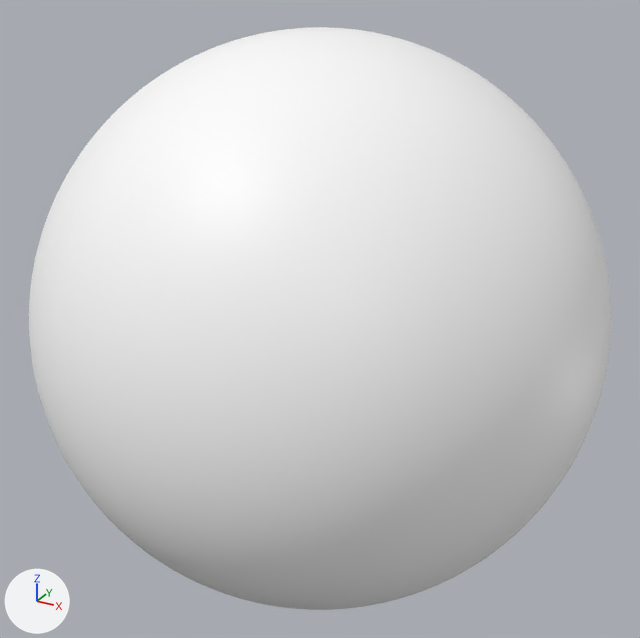
The glTF model assets/models/planet.glb as it was, and as the next commit left it.
Before and after are seen from a 50 mm camera at (1.418, -2.578, 1.288) aimed at (0.0, -0.001, -0.001). The axes (+X, +Y, +Z) are drawn at lower left. The lights are the same throughout. Vertices at the same position are counted once.
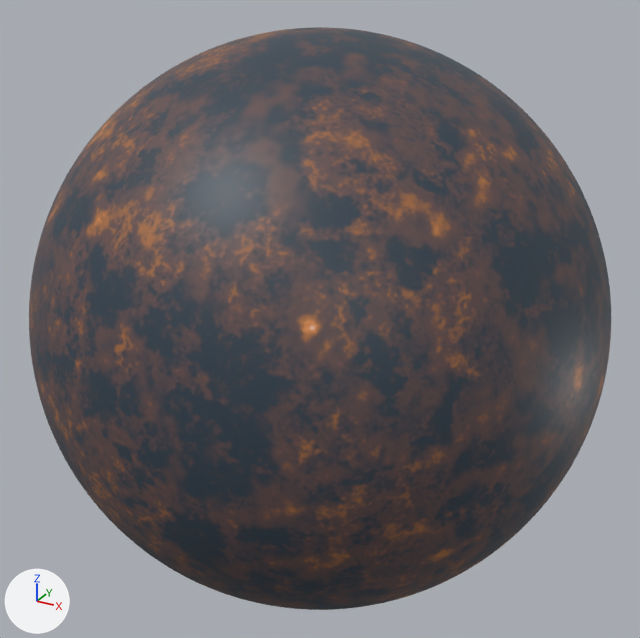
Edits to the bpy script that builds the scene:
```text
Add img_planet_defuse_baked:
    img_planet_defuse_baked = load_image('planet_defuse_baked', '_unpacked/planet_defuse_baked', 1024, 1024, 'sRGB')
Change mat_material_001:
    remove mat_material_001.base_color = (1.0, 1.0, 1.0)  # white #ffffff
    add mat_material_001.texture = img_planet_defuse_baked
Change me_icosphere:
    where me_icosphere.from_pydata(...)  # 10242 vertices, 20480 faces; spans x -1.0..1.0, y -1.0..1.0, z -1.0..1.0
    used by ob_icosphere; location = (0.0, 0.0, 0.0)
    me_icosphere part 1: texture (UV) coordinates of 20480 of 20480 faces, centred in x -1.0..1.0, y -1.0..1.0, z -1.0..1.0, changed; they spanned u 0.0..1.0, v 0.0..0.47 and now span u 0.01..0.99, v 0.01..0.66
```

Changed parts and their boxes [x1, y1, x2, y2] in the pictures (640 x 638 px):
'Icosphere', surface changed (white to grey)
    both: [29, 27, 611, 610]
